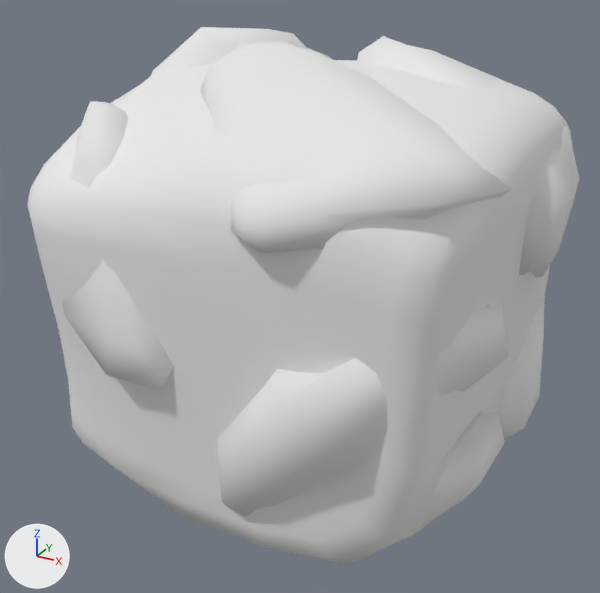
Renders of the OBJ model graphics/models/raw import/Tile_Lava_1.obj from each side of a commit.
Both versions are drawn from a camera (50 mm lens) standing at (1.72, -3.29, 2.49) and looking at (-0.04, -0.08, 0.89). Arrows for +X, +Y and +Z are at lower left; the lights stay in place. Where no turn or scale is listed for an object, it has been applied to the vertices.

Names of what the first picture shows: 'Tile_Lava_1', 'Tile_Lava_1a'.
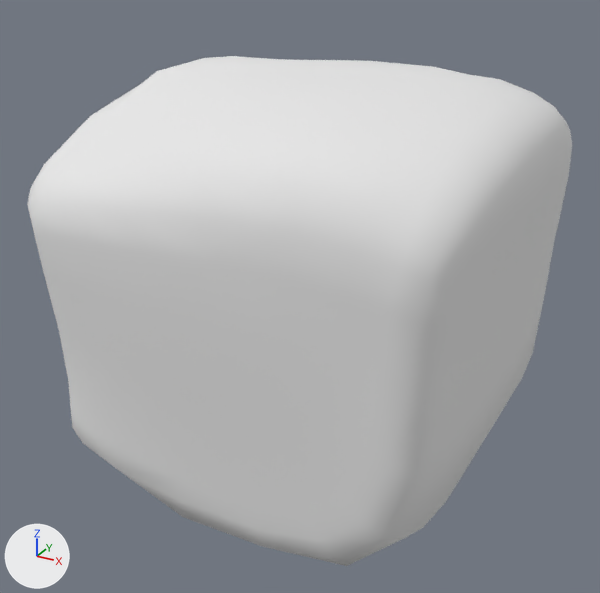
Commit message: Lava tile as 2 separate meshes

Pixel boxes (x1, y1, x2, y2) of what changed, in the pictures (600 x 593 px):
```json
{"object": "Tile_Lava_1a", "change": "deleted", "before": [62, 27, 579, 539]}
```

Edits to the scene script, one JSON object a line:
```json
{"op": "remove", "block": "ob_tile_lava_1a", "code": ["ob_tile_lava_1a = bpy.data.objects.new('Tile_Lava_1a', me_tile_lava_1a)", "ob_tile_lava_1a.location = (0.0, 0.0, 0.0)"]}
```
